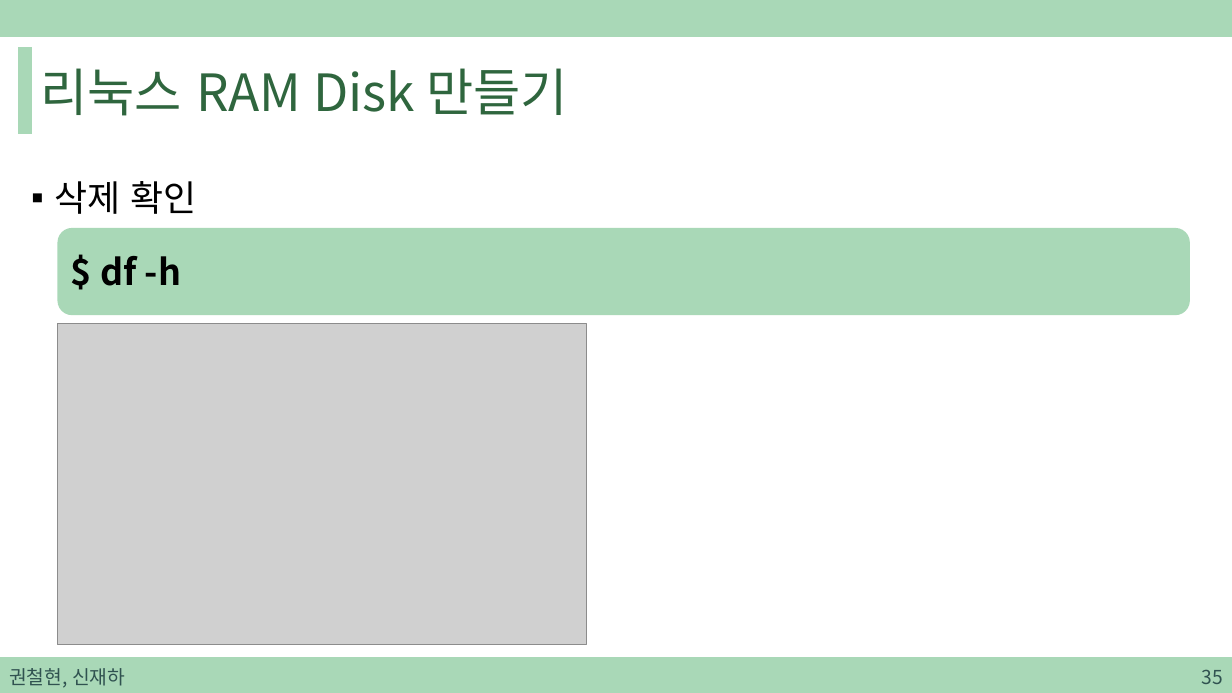
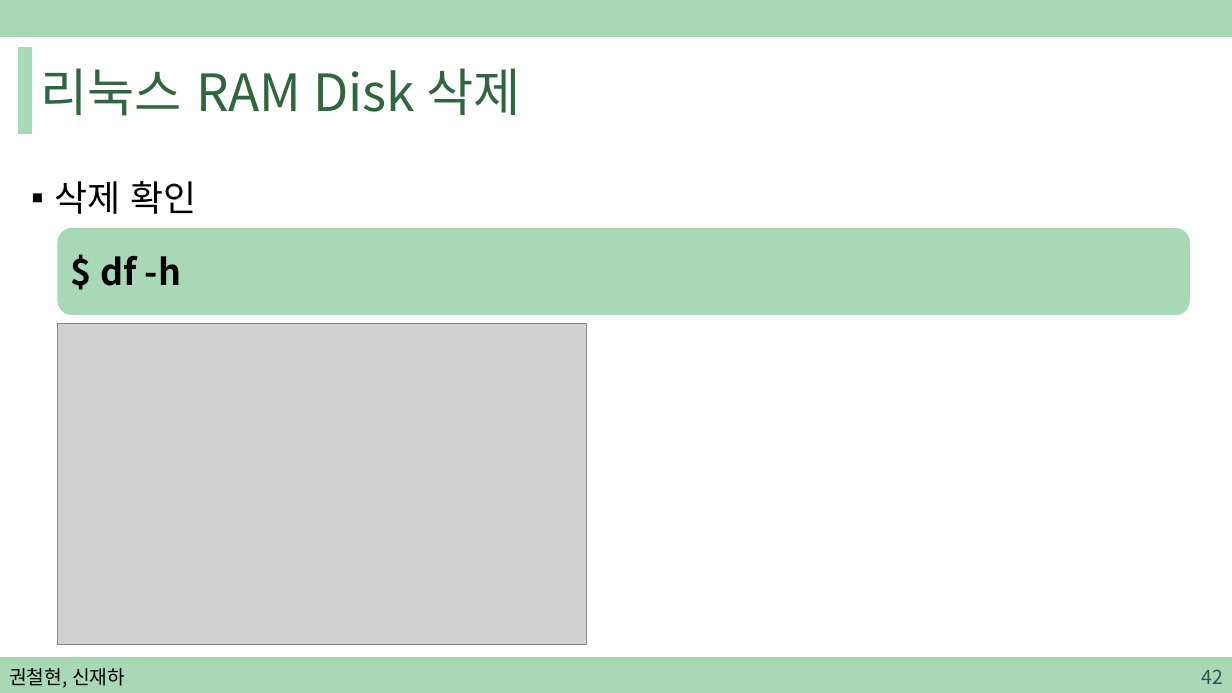
Before and after one commit to sjh4287/capston, a slide deck: slide 42 of 2022.02.18/권철현,신재하.pptx (slide 35 before the commit). Drawn at 1232x693 pixels with LibreOffice and Linux fonts; fonts in the diff are those of the drawing; grey boxes stand for pictures. Boxes give left, top, right and bottom in pixels: in the first picture for what was removed or moved away, otherwise in the second. Text is boxed around its words. In the diff, an @@ line names an element or a change of style, - is before the commit and + after.

```diff
--- a/2022.02.18/권철현,신재하.pptx
+++ b/2022.02.18/권철현,신재하.pptx
@@ title at box(41, 68, 520, 116): text changed @@
-리눅스 RAM Disk 만들기
+리눅스 RAM Disk 삭제
@@ text "권철현, 신재하" at box(9, 668, 125, 688): text colour #305250 to #000000 @@
@@ page number at box(1201, 669, 1222, 684): text changed @@
-35
+42
```
Also in this commit, not shown: 34 other slides changed, 8 slides added.
